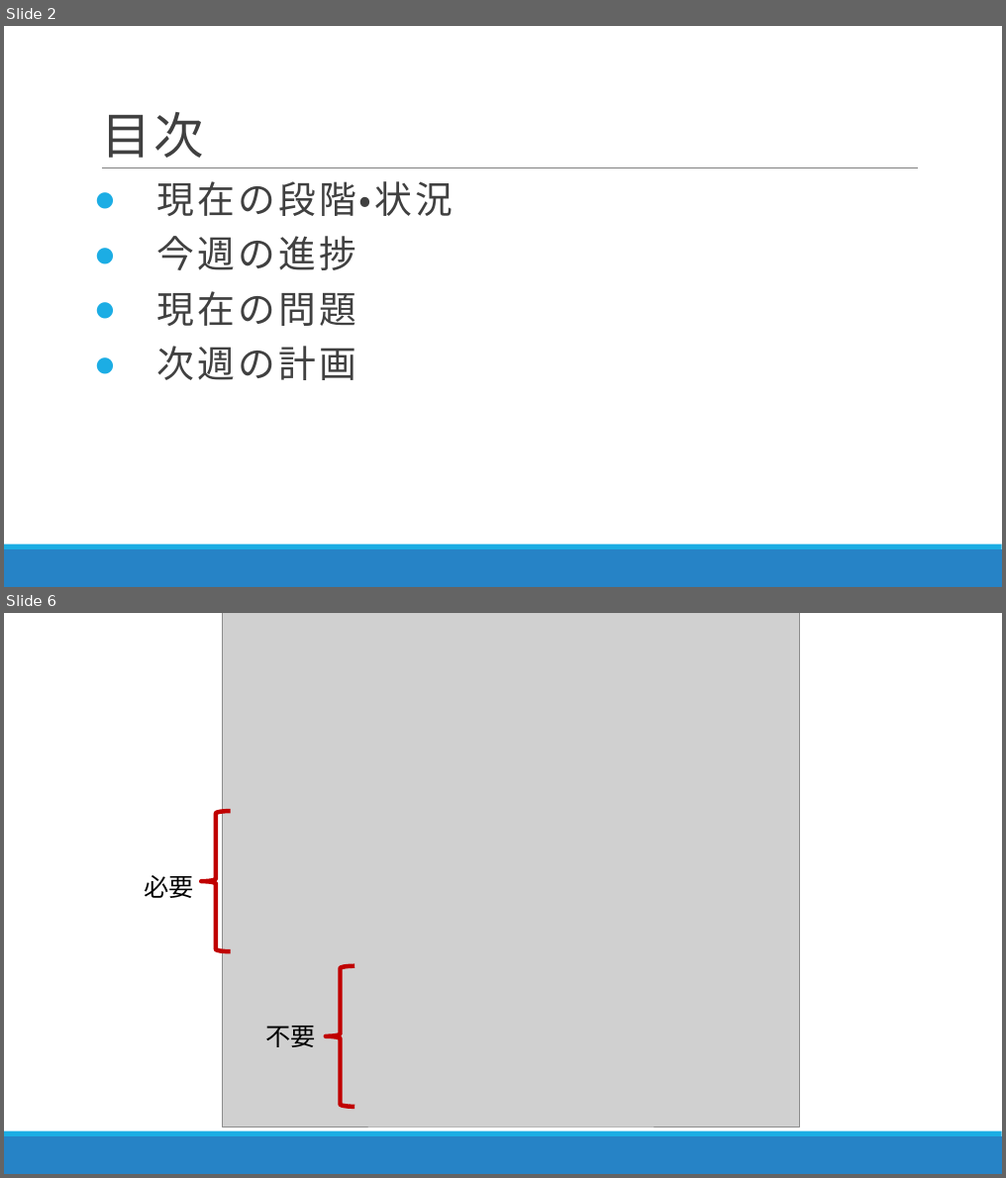
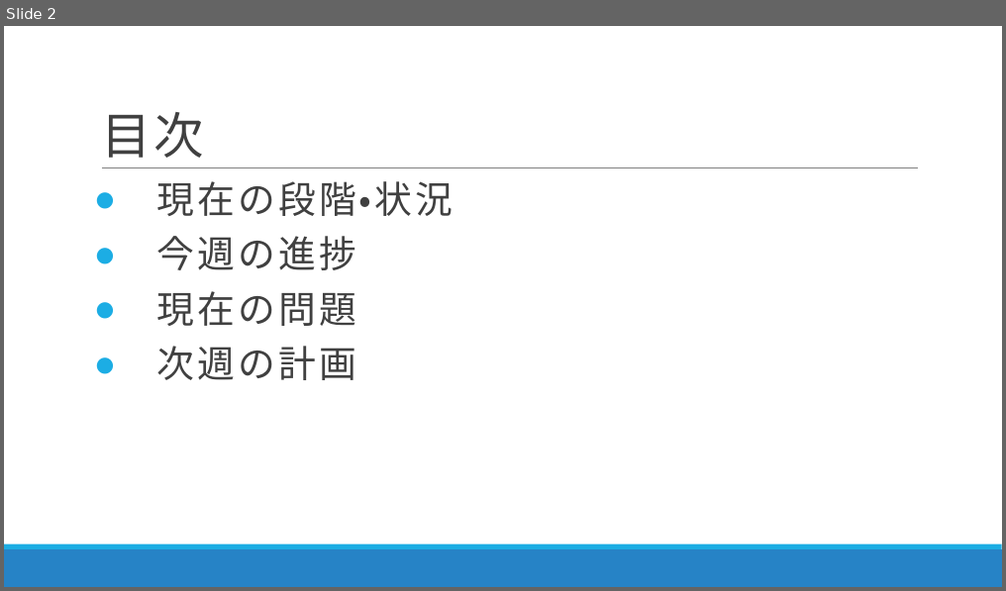
Before and after one commit to DJ956/YoloBarcodeReader, a slide deck: プレゼン/RapidCart20191202.pptx. Shown one above the other, each under a label of ours: slides 2 and 6 before the commit, slide 2 after it; the slides between them are not shown. The pictures are 1006x1178 and 1006x591 pixels, drawn with LibreOffice and Linux fonts; fonts in the diff are those of the drawing; grey boxes stand for pictures. Boxes give left, top, right and bottom in pixels: in the first picture for what was removed or moved away, otherwise in the second. Text is boxed around its words. In the diff, an @@ line names an element or a change of style, - is before the commit and + after.

```diff
--- a/プレゼン/RapidCart20191202.pptx
+++ b/プレゼン/RapidCart20191202.pptx
@@ slide 6 removed at <box>4,613,1002,1174</box>, background #FFFFFF; not listed: 2 template elements that a slide beside it also shows @@
@@ picture removed at <box>223,613,800,1128</box> @@
@@ right brace removed at <box>201,811,230,953</box> @@
@@ text removed at <box>144,875,193,898</box> @@
-必要
@@ right brace removed at <box>326,966,355,1107</box> @@
@@ text removed at <box>265,1026,315,1048</box> @@
-不要
```
Also in this commit, not shown: 3 slides changed, 2 slides added, 3 other slides removed.
